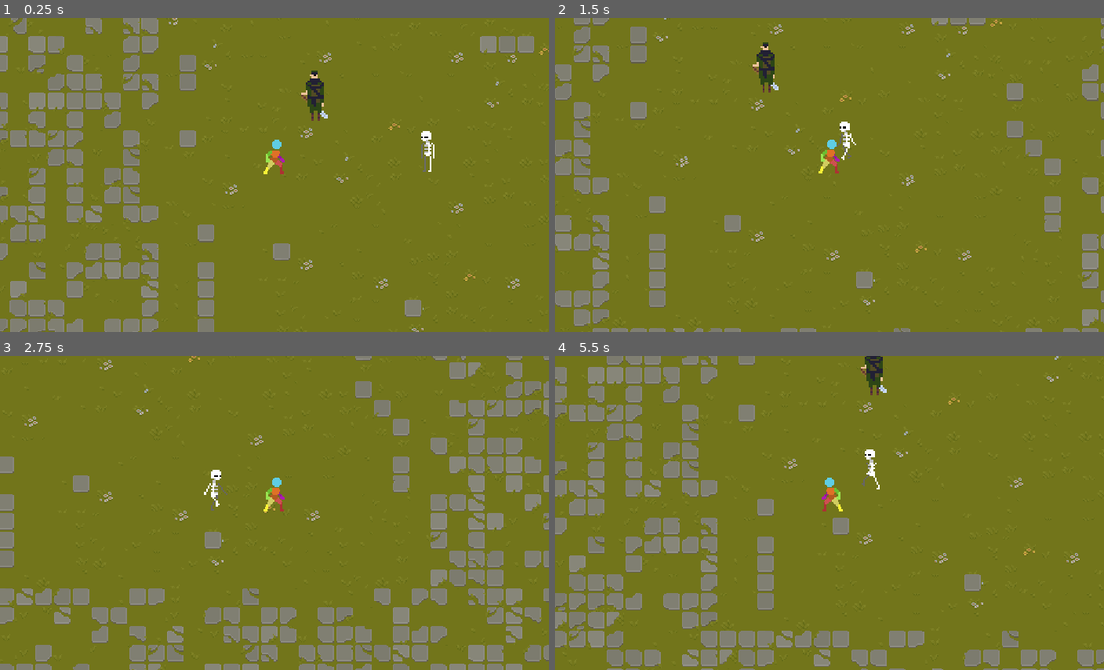
Above: before the commit, frames 1-4 (two rows, left to right).
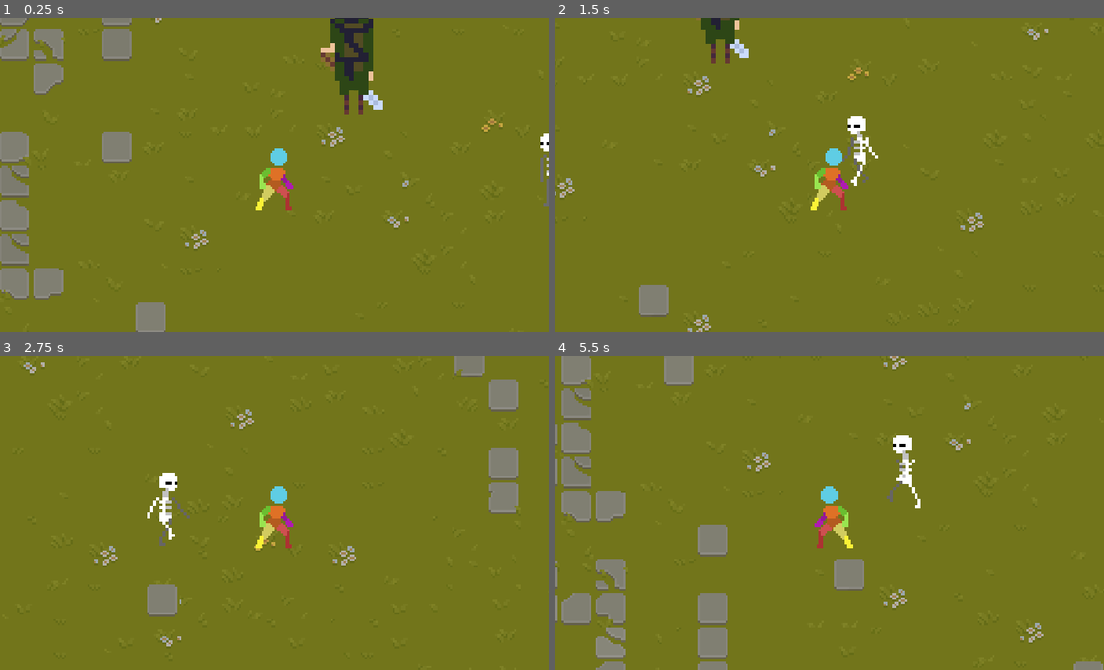
Above: after the commit, the same moments.

Repository: bluedec/GrassHops
Game: Godot game, scene res://scenes/spots/first_spot.tscn
Same seed, same stepped clock (60 frames per second), same inputs: the game is played once before the commit and once after it.
Inputs (mouse positions are in pixels of both pictures, inside the frame that each line leads up to):
- Up to frame 1 (0.25 s): no input
- Up to frame 2 (1.5 s): tap Enter at 0.5 s; move the mouse to (950, 159) at 0.52 s; hold D (right) 0.53-1.28 s; hold H (basic_attack) 0.53-1.28 s; move the mouse to (719, 190) at 1.27 s; hold S (down) from 1.28 s (still down); tap H (basic_attack) at 1.35 s
- Up to frame 3 (2.75 s): move the mouse to (329, 443) at 2.02 s; release S (down) at 2.03 s; hold D (right) from 2.03 s (still down); hold H (basic_attack) from 2.03 s (still down)
- Up to frame 4 (5.5 s): move the mouse to (802, 575) at 2.77 s; release D (right) at 2.78 s; release H (basic_attack) at 2.78 s; hold W (up) 2.78-3.53 s; tap H (basic_attack) at 2.85, 4.35 s; move the mouse to (994, 560) at 3.52 s; hold H (basic_attack) 3.53-4.28 s; hold A (left) 3.53-5.03 s; move the mouse to (664, 465) at 4.27 s; move the mouse to (856, 513) at 5.02 s; hold S (down) from 5.03 s (still down); hold H (basic_attack) from 5.03 s (still down)

The runs differ from the first frame. In frame 1, 20% of the frame differs, in the area x 0-100%, y 0-100%; in frame 2, 12%; in frame 3, 20%; in frame 4, 20%.

Commit message:
Added new enemies, soldier quest interaction basics, battle cursors, pointer, snowflake particle

Diff:
--- a/project.godot
+++ b/project.godot
@@ -19,6 +19,7 @@
 
 window/size/viewport_width=700
 window/size/viewport_height=400
+mouse_cursor/custom_image="res://assets/GrassHops Asset Pack/misc/pointer.png"
 
 [input]
 
--- a/scenes/characters/Johnson/johnson.tscn
+++ b/scenes/characters/Johnson/johnson.tscn
@@ -484,7 +484,8 @@
 }
 
 [node name="Camera2D" type="Camera2D" parent="."]
-zoom = Vector2(1.5, 1.5)
+offset = Vector2(0, -17.62)
+zoom = Vector2(2.72, 2.72)
 
 [node name="CollisionShape2D" type="CollisionShape2D" parent="."]
 position = Vector2(0, -16)
--- a/scenes/npcs/soldier_01.tscn
+++ /dev/null
@@ -1,39 +0,0 @@
-[gd_scene load_steps=6 format=3 uid="uid://cr4dk8akklmbb"]
-
-[ext_resource type="Texture2D" uid="uid://d0g7j1i12dgmj" path="res://assets/GrassHops Asset Pack/enemies/soldier_01/soldier_01.png" id="1_1gdc4"]
-
-[sub_resource type="RectangleShape2D" id="RectangleShape2D_vup4s"]
-size = Vector2(13, 25)
-
-[sub_resource type="AtlasTexture" id="AtlasTexture_020vs"]
-atlas = ExtResource("1_1gdc4")
-region = Rect2(0, 0, 32, 32)
-
-[sub_resource type="AtlasTexture" id="AtlasTexture_lwx3a"]
-atlas = ExtResource("1_1gdc4")
-region = Rect2(32, 0, 32, 32)
-
-[sub_resource type="SpriteFrames" id="SpriteFrames_qcloq"]
-animations = [{
-"frames": [{
-"duration": 1.0,
-"texture": SubResource("AtlasTexture_020vs")
-}, {
-"duration": 1.0,
-"texture": SubResource("AtlasTexture_lwx3a")
-}],
-"loop": true,
-"name": &"default",
-"speed": 5.0
-}]
-
-[node name="soldier_01" type="CharacterBody2D"]
-scale = Vector2(1.71571, 1.71571)
-
-[node name="CollisionShape2D" type="CollisionShape2D" parent="."]
-position = Vector2(-0.5, -12.5)
-shape = SubResource("RectangleShape2D_vup4s")
-
-[node name="AnimatedSprite2D" type="AnimatedSprite2D" parent="."]
-position = Vector2(1, -13)
-sprite_frames = SubResource("SpriteFrames_qcloq")
--- /dev/null
+++ b/scenes/npcs/solider_01/soldier_01.gd
@@ -0,0 +1,26 @@
+extends CharacterBody2D
+
+@onready var sprite = $AnimatedSprite2D
+@onready var quest_marker = $quest_marker
+var has_quest = false
+var has_reward = false
+var waiting_for_completion = true
+
+
+func _physics_process(delta):
+	if has_quest:
+		quest_marker.frame = 0
+	elif has_reward:
+		quest_marker.frame = 1
+	elif waiting_for_completion:
+		quest_marker.modulate = Color(1,1,1, 0.4)
+
+func _on_area_2d_mouse_entered():
+	sprite.frame = 1
+	quest_marker.position.y -= 2
+	pass # Replace with function body.
+
+func _on_area_2d_mouse_exited():
+	sprite.frame = 0
+	quest_marker.position.y += 2
+	pass # Replace with function body.
--- /dev/null
+++ b/scenes/npcs/solider_01/soldier_01.tscn
@@ -0,0 +1,64 @@
+[gd_scene load_steps=9 format=3 uid="uid://cr4dk8akklmbb"]
+
+[ext_resource type="Texture2D" uid="uid://d0g7j1i12dgmj" path="res://assets/GrassHops Asset Pack/enemies/soldier_01/soldier_01.png" id="1_1gdc4"]
+[ext_resource type="Script" path="res://scenes/npcs/solider_01/soldier_01.gd" id="1_gqdcm"]
+[ext_resource type="Texture2D" uid="uid://5a3e7ywoff74" path="res://assets/GrassHops Asset Pack/misc/question_mark_and_exclamation.png" id="3_e302n"]
+
+[sub_resource type="RectangleShape2D" id="RectangleShape2D_vup4s"]
+size = Vector2(11.8095, 25)
+
+[sub_resource type="AtlasTexture" id="AtlasTexture_dqkbe"]
+atlas = ExtResource("1_1gdc4")
+region = Rect2(32, 0, 32, 32)
+
+[sub_resource type="AtlasTexture" id="AtlasTexture_icuvo"]
+atlas = ExtResource("1_1gdc4")
+region = Rect2(64, 0, 32, 32)
+
+[sub_resource type="SpriteFrames" id="SpriteFrames_qcloq"]
+animations = [{
+"frames": [{
+"duration": 1.0,
+"texture": SubResource("AtlasTexture_dqkbe")
+}, {
+"duration": 1.0,
+"texture": SubResource("AtlasTexture_icuvo")
+}],
+"loop": true,
+"name": &"default",
+"speed": 5.0
+}]
+
+[sub_resource type="RectangleShape2D" id="RectangleShape2D_jaojb"]
+size = Vector2(6.83261, 20.0262)
+
+[node name="soldier_01" type="CharacterBody2D"]
+scale = Vector2(2.2377, 2.2377)
+script = ExtResource("1_gqdcm")
+
+[node name="Collider" type="CollisionShape2D" parent="."]
+visible = false
+position = Vector2(0.0952265, -12.5)
+shape = SubResource("RectangleShape2D_vup4s")
+
+[node name="AnimatedSprite2D" type="AnimatedSprite2D" parent="."]
+position = Vector2(1, -13)
+sprite_frames = SubResource("SpriteFrames_qcloq")
+
+[node name="Area2D" type="Area2D" parent="."]
+
+[node name="Mouse_Collider" type="CollisionShape2D" parent="Area2D"]
+visible = false
+position = Vector2(0.0930392, -12.5129)
+scale = Vector2(1.72777, 1.24911)
+shape = SubResource("RectangleShape2D_jaojb")
+
+[node name="quest_marker" type="Sprite2D" parent="."]
+position = Vector2(0.446888, -34.8573)
+scale = Vector2(0.477623, 0.477623)
+texture = ExtResource("3_e302n")
+hframes = 2
+frame = 1
+
+[connection signal="mouse_entered" from="Area2D" to="." method="_on_area_2d_mouse_entered"]
+[connection signal="mouse_exited" from="Area2D" to="." method="_on_area_2d_mouse_exited"]
--- a/scenes/spots/first_spot.tscn
+++ b/scenes/spots/first_spot.tscn
@@ -3,7 +3,7 @@
 [ext_resource type="Texture2D" uid="uid://b20abatm6bexe" path="res://assets/Texture/TX Tileset Grass.png" id="1_cwtq3"]
 [ext_resource type="PackedScene" uid="uid://dh5q3y5jtejab" path="res://scenes/characters/Johnson/johnson.tscn" id="2_5oms1"]
 [ext_resource type="PackedScene" uid="uid://d1hbvc4sba303" path="res://scenes/enemies/enemy_skelly.tscn" id="3_0ph3e"]
-[ext_resource type="PackedScene" uid="uid://cr4dk8akklmbb" path="res://scenes/npcs/soldier_01.tscn" id="4_h3g85"]
+[ext_resource type="PackedScene" uid="uid://cr4dk8akklmbb" path="res://scenes/npcs/solider_01/soldier_01.tscn" id="4_h3g85"]
 
 [sub_resource type="TileSetAtlasSource" id="TileSetAtlasSource_b5vge"]
 texture = ExtResource("1_cwtq3")
Binary file added: assets/GrassHops Asset Pack/enemies/New Folder/soldier_01.png
Not shown, added: assets/GrassHops Asset Pack/enemies/New Folder/soldier_01.png.import
Binary file changed: assets/GrassHops Asset Pack/enemies/soldier_01/soldier_01.png
Binary file added: assets/GrassHops Asset Pack/misc/battle_cursors.png
Not shown, added: assets/GrassHops Asset Pack/misc/battle_cursors.png.import
Binary file added: assets/GrassHops Asset Pack/misc/pointer.png
Not shown, added: assets/GrassHops Asset Pack/misc/pointer.png.import
Binary file added: assets/GrassHops Asset Pack/misc/question_mark_and_exclamation.png
Not shown, added: assets/GrassHops Asset Pack/misc/question_mark_and_exclamation.png.import
Binary file added: assets/GrassHops Asset Pack/particles/snowflake.png
Not shown, added: assets/GrassHops Asset Pack/particles/snowflake.png.import
